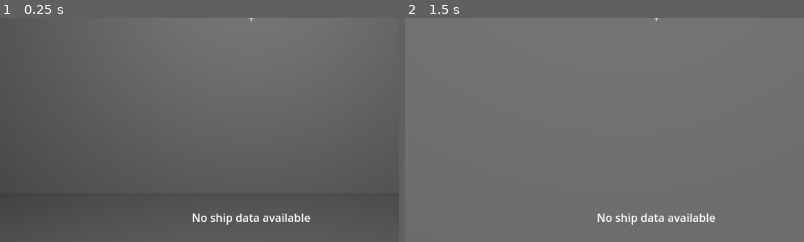
Above: before the commit, frames 1-2 (left to right).
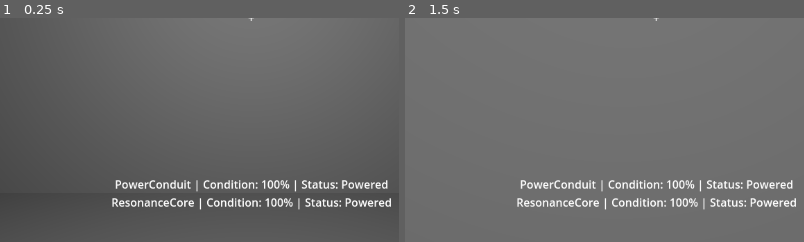
Above: after the commit, the same moments.

Repository: Sydb44/project-chimera
Game: Godot game, scene res://scenes/ship/minimal_ship.tscn
Two runs of this game, one before a commit and one after it. Both use one fixed random seed, a clock stepped at 60 frames per second and the inputs below.
Inputs (mouse positions are % of the whole screen's width and height, from its top left):
- Up to frame 1 (0.25 s): no input
- Up to frame 2 (1.5 s): tap Enter at 0.5 s; move the mouse to (55, 50) at 0.52 s; hold W (forward) from 0.53 s (still down); tap E (interact) at 0.6, 1.35 s; tap Space at 1.25 s; move the mouse to (45, 50) at 1.27 s
The pictures show only the part of the screen within x 19-68%, y 50-100%; the shares and areas given below are measured in that part.

The runs differ from the first frame. In frame 1, 3.4% of the frame differs, in the area x 28-98%, y 72-93%; in frame 2, 3.3%.

Commit message:
fix(core): resolve node path error and restore proper HUD functionality
- Replace hardcoded 'Ship' node reference with get_parent() in first_person_controller.gd
- Add proper validation using _register_components method check
- Ensure HUD displays component status without runtime crashes
- Verify ResonanceCore exists and is properly configured in minimal_ship.tscn

Co-Authored-By: ufozn123@gmail.com <ufozn123@gmail.com>

Diff:
--- a/scripts/player/first_person_controller.gd
+++ b/scripts/player/first_person_controller.gd
@@ -41,22 +41,20 @@
 			target.get_component().degrade(1.0)
 
 func _process(delta):
-	update_hud()
-
-func update_hud():
-	# Get reference to the ship's power grid
-	var ship_node = get_parent().get_node("Ship")
-	if not is_instance_valid(ship_node) or not ship_node.power_grid:
-		hud_label.text = "No ship data available"
+	var ship = get_parent()
+	if not ship or not ship.has_method("_register_components"):
+		hud_label.text = "No Ship Data Available"
 		return
 
 	var hud_text = ""
-	for component in ship_node.power_grid.components:
-		var status = "Powered" if component.is_powered else "Offline"
-		var condition_percent = int(component.condition * 100)
-		hud_text += "%s | Condition: %d%% | Status: %s\n" % [component.component_name, condition_percent, status]
+	if ship.power_grid and not ship.power_grid.components.is_empty():
+		for component in ship.power_grid.components:
+			var status = "Powered" if component.is_powered else "Offline"
+			hud_text += "%s | Condition: %d%% | Status: %s\n" % [component.component_name, component.condition * 100, status]
+	else:
+		hud_text = "Power grid offline or no components found."
 
-	hud_label.text = hud_text.strip_edges()
+	hud_label.text = hud_text
 
 func _get_targeted_interactable():
 	if not interaction_raycast.is_colliding(): return null
